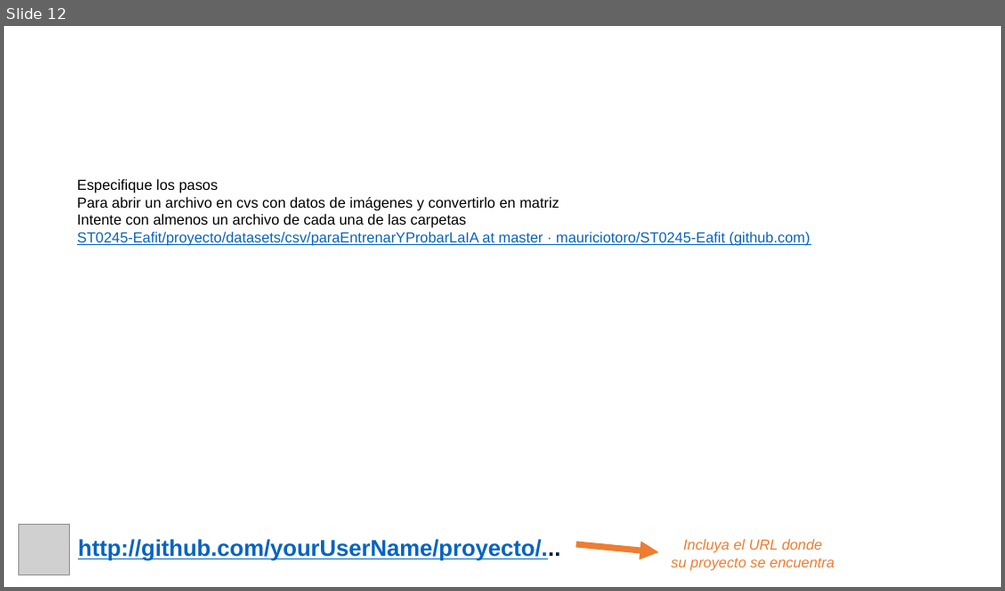
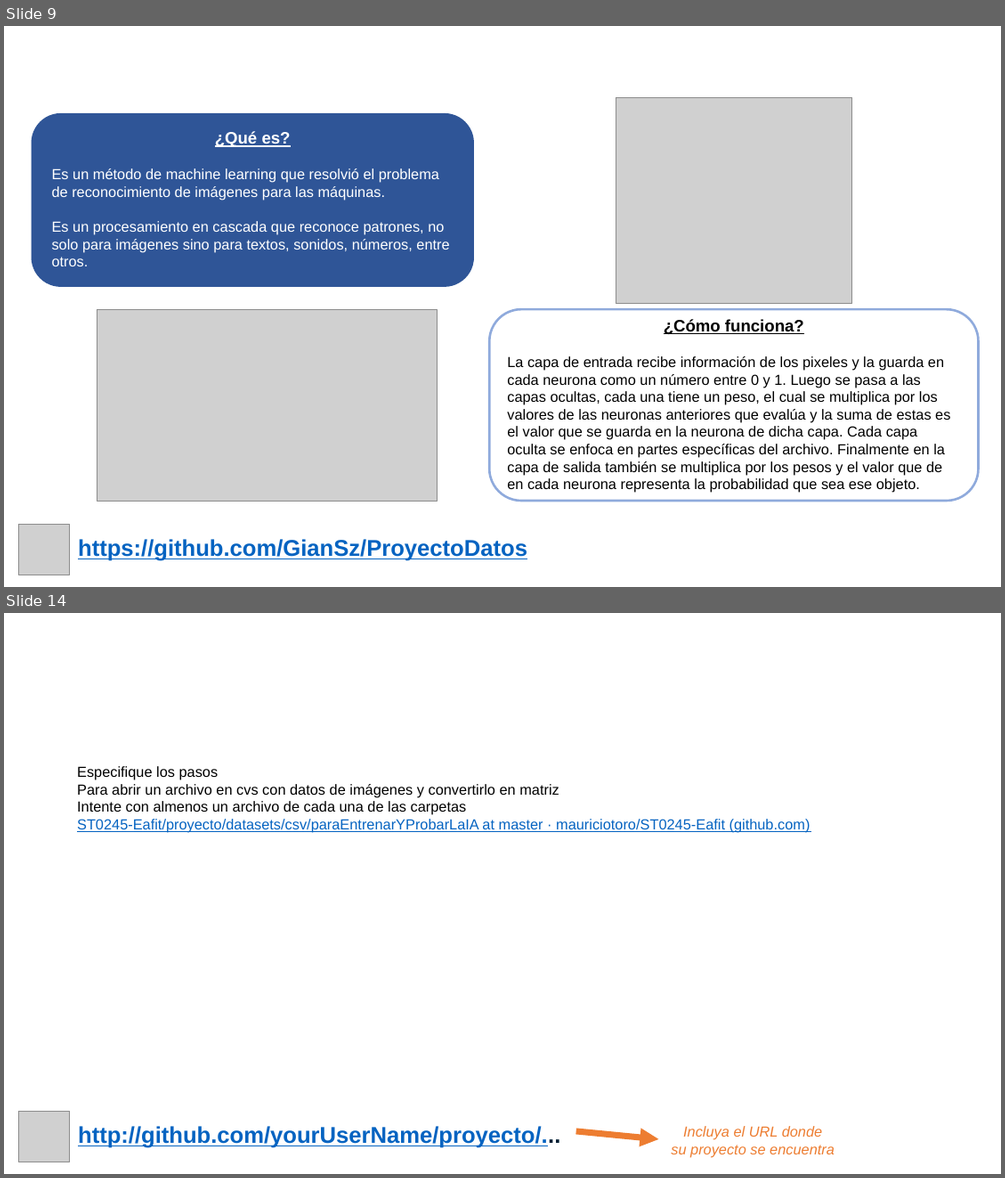
Before and after one commit to GianSz/ProyectoDatos, a slide deck: Presentacion/Presentación Proyecto.pptx. Shown one above the other, each under a label of ours: slide 12 before the commit, slides 9 and 14 after it; the slides between them are not shown. The pictures are 1005x591 and 1005x1178 pixels, drawn with LibreOffice and Linux fonts; fonts in the diff are those of the drawing; grey boxes stand for pictures; background and template pictures are left out. Boxes give left, top, right and bottom in pixels: in the first picture for what was removed or moved away, otherwise in the second. Text is boxed around its words. In the diff, an @@ line names an element or a change of style, - is before the commit and + after.

Commit message:
20/11/2021
Slides Red neuronal

```diff
--- a/Presentacion/Presentación Proyecto.pptx
+++ b/Presentacion/Presentación Proyecto.pptx
@@ slide 9 added at (4, 26, 1001, 587), background picture (left out) @@
@@ text added at (44, 56, 489, 92), 22 pt, text #FFFFFF, bold @@
+Red neuronal
@@ picture added at (615, 97, 852, 304) @@
@@ rounded rectangle added at (32, 114, 473, 286), fill #2F5597, outline #2F5597 2 pt @@
@@ text added at (52, 131, 449, 266), 14 pt, text #FFFFFF @@
+¿Qué es?
+Es un método de machine learning que resolvió el problema de reconocimiento de imágenes para las máquinas.
+Es un procesamiento en cascada que reconoce patrones, no solo para imágenes sino para textos, sonidos, números, entre otros.
@@ picture added at (97, 309, 437, 501) @@
@@ rounded rectangle added at (489, 309, 979, 501), outline #8FAADC 2.25 pt @@
@@ text added at (507, 319, 950, 492), 14 pt, text #000000 @@
+¿Cómo funciona?
+La capa de entrada recibe información de los pixeles y la guarda en cada neurona como un número entre 0 y 1. Luego se pasa a las capas ocultas, cada una tiene un peso, el cual se multiplica por los valores de las neuronas anteriores que evalúa y la suma de estas es el valor que se guarda en la neurona de dicha capa. Cada capa oculta se enfoca en partes específicas del archivo. Finalmente en la capa de salida también se multiplica por los pesos y el valor que de en cada neurona representa la probabilidad que sea ese objeto.
@@ picture added at (19, 524, 70, 575) @@
@@ text added at (78, 539, 527, 561), 22 pt, text #0563C1, bold, underline @@
+https://github.com/GianSz/ProyectoDatos
@@ what was slide 12 is now slide 14 @@
```
Also in this commit, not shown: 2 slides changed, 2 other slides added, 1 slide removed.
